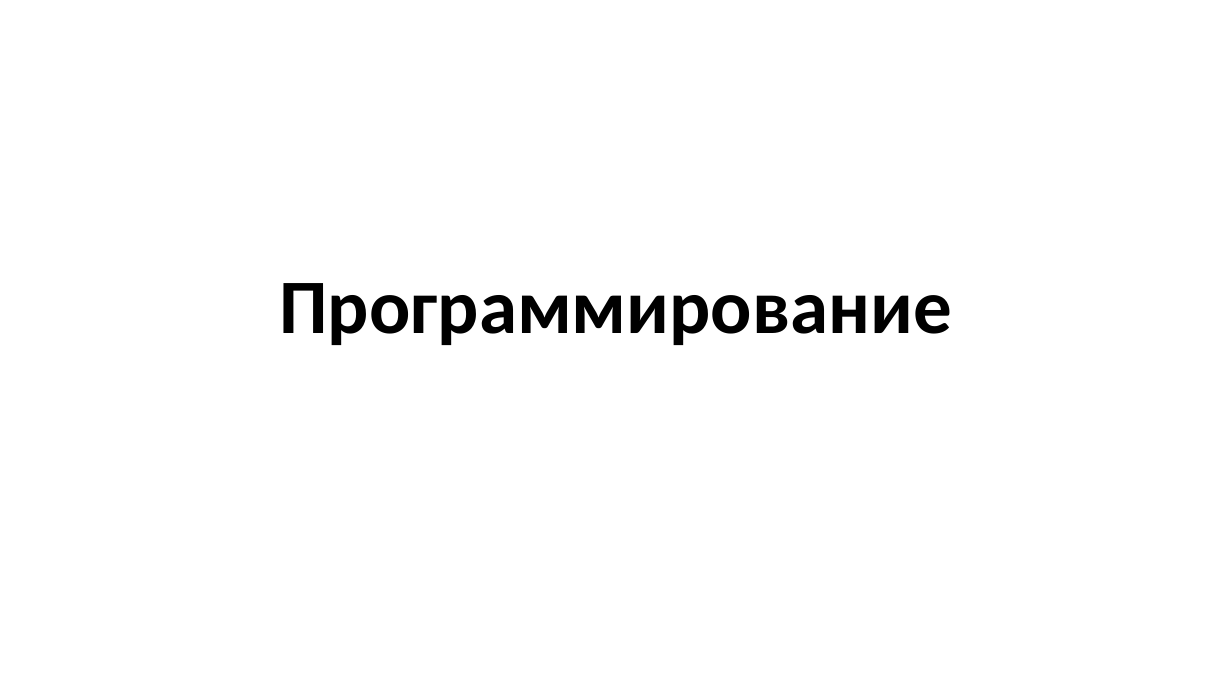
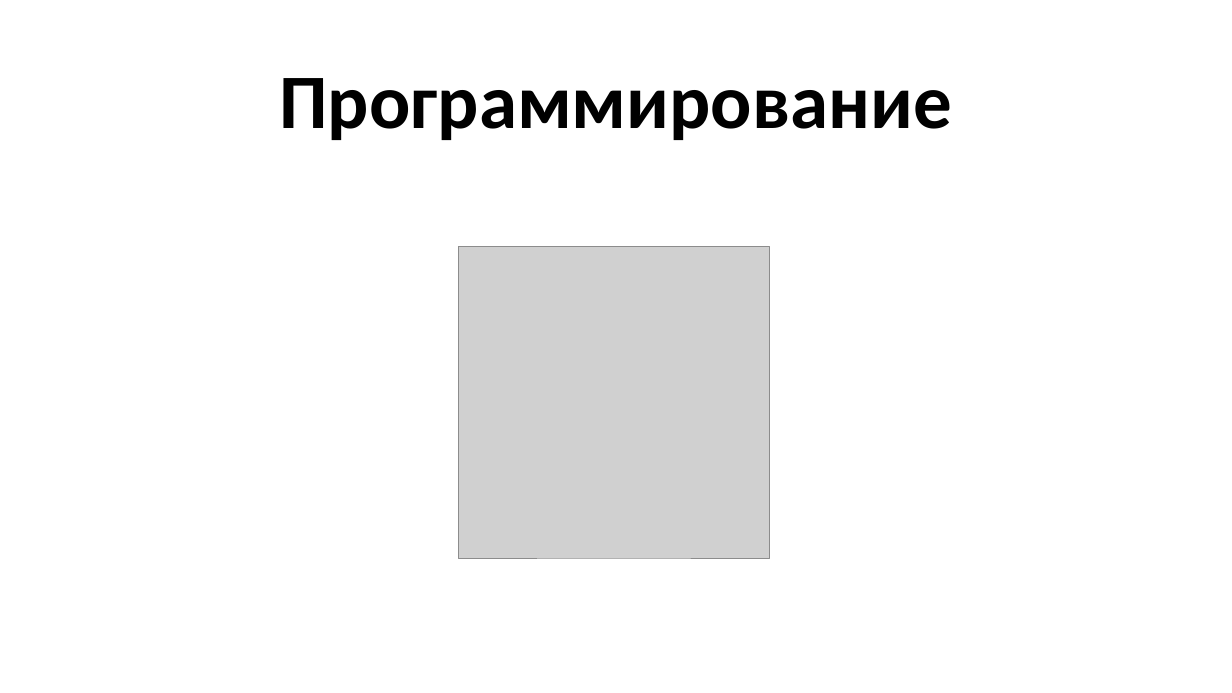
Before and after one commit to cherenuk/modeling, a slide deck: slide 11 of info/Моделирование.pptx (slide 9 before the commit). Drawn at 1232x693 pixels with LibreOffice and Linux fonts; fonts in the diff are those of the drawing; grey boxes stand for pictures; background and template pictures are left out. Boxes give left, top, right and bottom in pixels: in the first picture for what was removed or moved away, otherwise in the second. Text is boxed around its words. In the diff, an @@ line names an element or a change of style, - is before the commit and + after.

```diff
--- a/info/Моделирование.pptx
+++ b/info/Моделирование.pptx
@@ title "Программирование" moved from (x1=279, y1=283, x2=951, y2=345) to (x1=279, y1=78, x2=951, y2=140) @@
@@ title "Программирование" at (x1=279, y1=78, x2=951, y2=140): vertical alignment bottom to middle @@
@@ picture added at (x1=458, y1=247, x2=770, y2=558) @@
```
Also in this commit, not shown: 2 other slides changed, 5 slides added.
